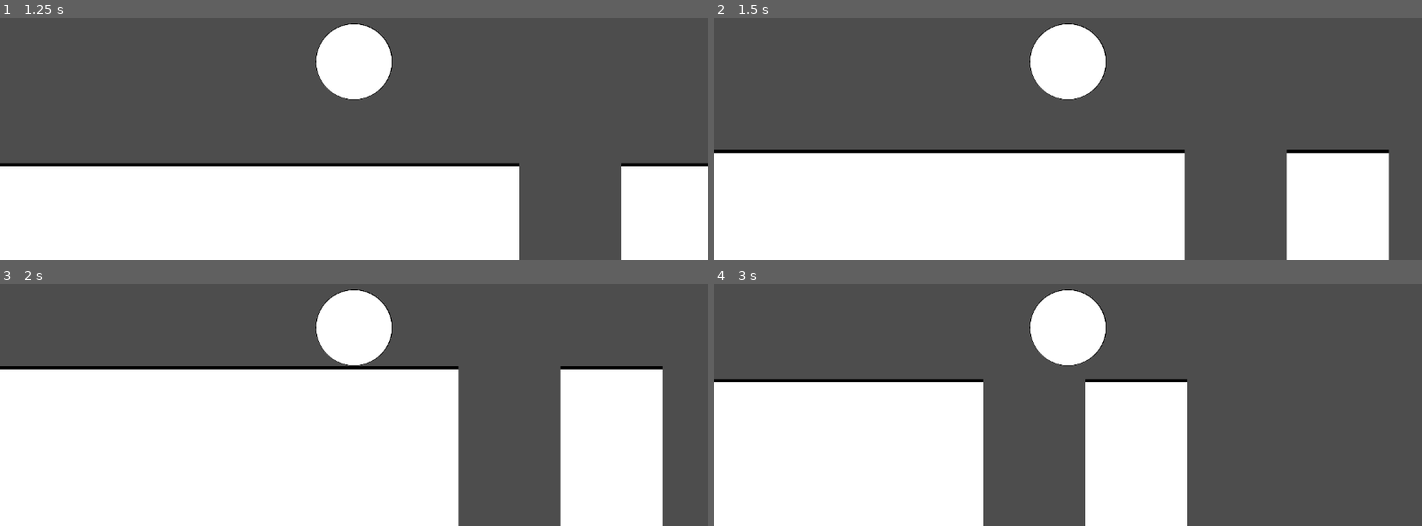
Above: before the commit, frames 1-4 (two rows, left to right).
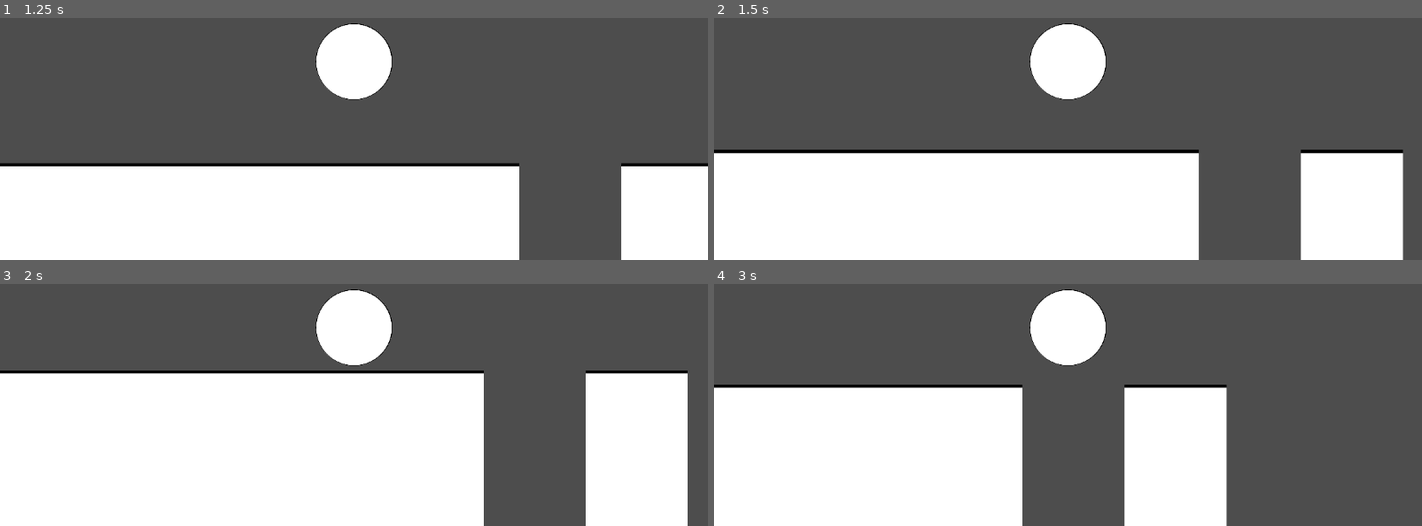
Above: after the commit, the same moments.

Repository: M1reyu/Ludum-Dare-57
Game: Godot game, scene res://MainGame.tscn
Two runs of this game, one before a commit and one after it. Both use one fixed random seed, a clock stepped at 60 frames per second and the inputs below. The project has no main scene, so this scene is started directly.
Inputs:
- Up to frame 1 (1.25 s): tap Enter at 0.5 s; hold D (Right) from 0.53 s (still down)
- Up to frame 2 (1.5 s): release D (Right) at 1.28 s; hold S (Down) from 1.28 s (still down)
- Up to frame 3 (2 s): keep holding S (Down)
- Up to frame 4 (3 s): release S (Down) at 2.03 s; hold D (Right) 2.03-2.78 s; hold W (Up) from 2.78 s (still down)

Frame 1 is identical in both runs. In frame 2, 2.9% of the frame differs, in the area x 66-98%, y 54-100%; in frame 3, 9.3%; in frame 4, 12%, in the area x 0-73%, y 39-100%.

Commit message:
Player Movement Wall bounce

Diff:
--- a/Player/player.gd
+++ b/Player/player.gd
@@ -1,6 +1,7 @@
 extends CharacterBody2D
 
 @export var speed : int = 500
+@export var bounceForce : int = 400
 @export var gravity : int = 300
 
 func _physics_process(delta: float) -> void:
@@ -8,29 +9,28 @@
 
 	if (dir.x != 0):
 		dir.x *= speed * delta * 2
-		if((dir.x < 0 && velocity.x > 0) || (dir.x > 0 && velocity.x < 0)): dir.x += (velocity.x * 0.75)
+		if((dir.x < 0 && velocity.x > 0) || (dir.x > 0 && velocity.x < 0)): dir.x += (velocity.x * 0.65)
 		else: dir.x += velocity.x
 		if (dir.x > speed): dir.x = speed
 		elif (dir.x < -speed): dir.x = -speed
-	elif (abs(velocity.x) > 10): dir.x = velocity.x * 0.9
+	elif (abs(velocity.x) > 10): dir.x = velocity.x * 0.8
 	else: dir.x = 0
 
 	if (dir.y != 0):
 		dir.y *= speed * delta * 2
-		if((dir.y < 0 && velocity.y > 0) || (dir.y > 0 && velocity.y < 0)): dir.y += (velocity.y * 0.75)
+		if((dir.y < 0 && velocity.y > 0) || (dir.y > 0 && velocity.y < 0)): dir.y += (velocity.y * 0.65)
 		else: dir.y += velocity.y
 		if (dir.y > speed): dir.y = speed
 		elif (dir.y < -speed): dir.y = -speed
-	elif (abs(velocity.y) > 10): dir.y = velocity.y * 0.9
+	elif (abs(velocity.y) > 10): dir.y = velocity.y * 0.8
 	else: dir.y = 0
 
 	velocity = dir
-	move_and_slide()
-#	if(move_and_slide()):
-#		var collition
-#		for i in get_slide_collision_count():
-#			dir = position - get_slide_collision(i).get_position() * speed * 0.3
-#			velocity += dir
-#
-#		velocity.x = clamp(velocity.x, -speed, speed)
-#		velocity.y = clamp(velocity.y, -speed, speed)
+	var pos = position
+	if(move_and_slide()):
+		dir = dir.normalized()
+		pos = abs(pos - position) / abs(dir)
+		dir = (dir / abs(dir)) * bounceForce * -1
+		if (pos.x > pos.y): velocity.y = dir.y
+		elif (pos.x < pos.y): velocity.x = dir.x
+		else: velocity = dir
